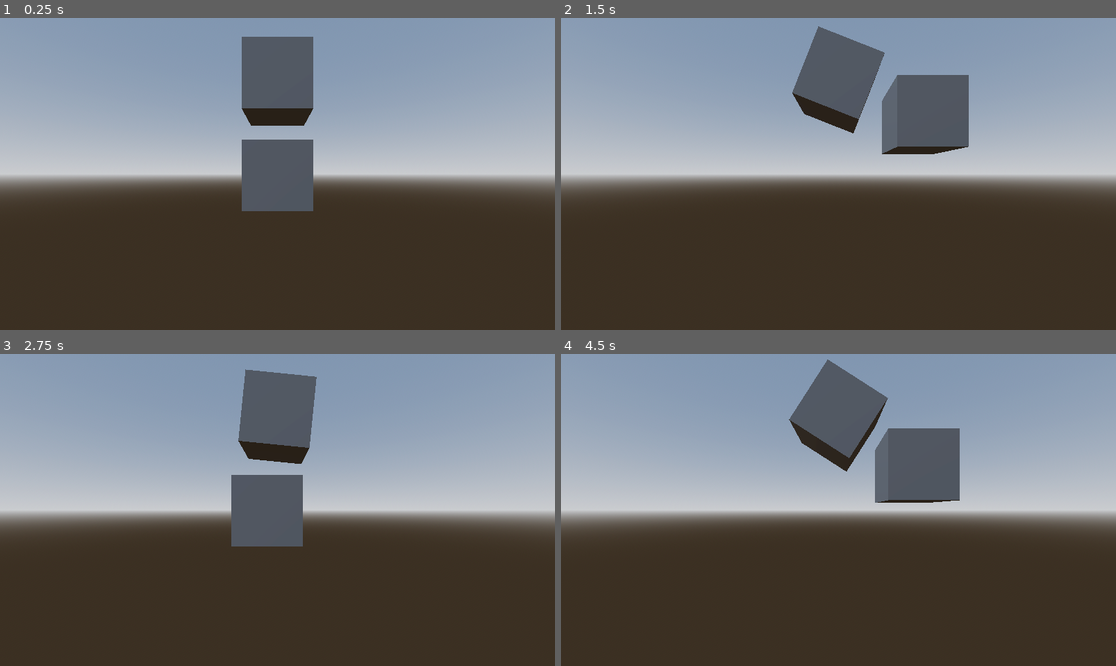
Above: before the commit, frames 1-4 (two rows, left to right).
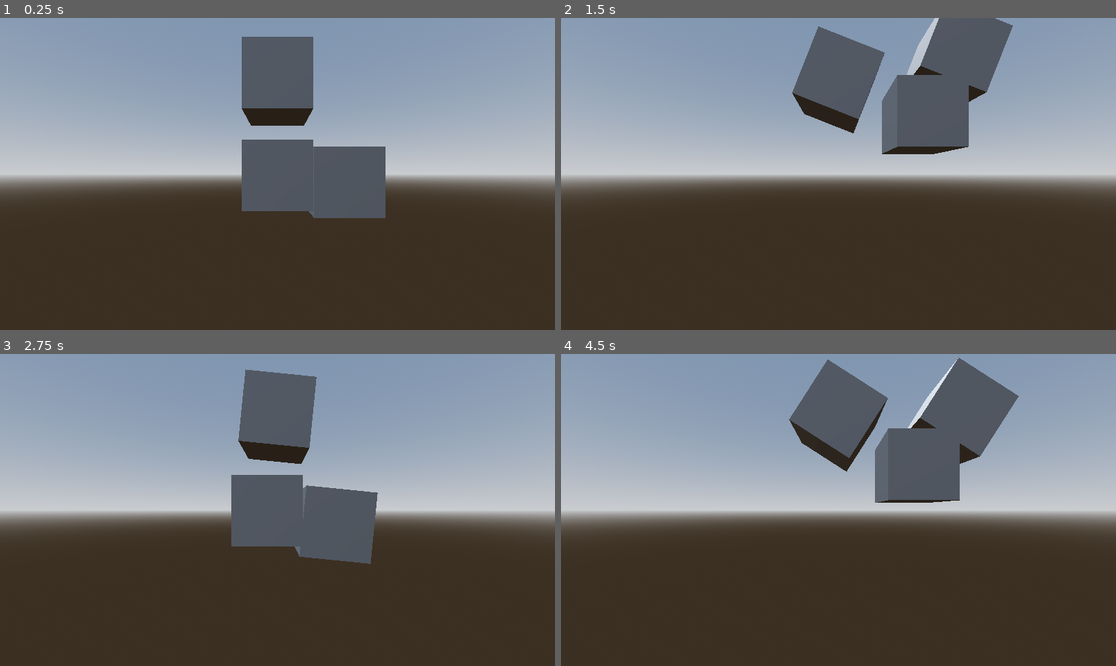
Above: after the commit, the same moments.

Repository: EsbenNyboe/GMTK-Jam-2025
Game: Godot game, scene res://main_scene.tscn
Same seed, same stepped clock (60 frames per second), same inputs: the game is played once before the commit and once after it.
Inputs:
- Up to frame 1 (0.25 s): no input
- Up to frame 2 (1.5 s): tap Enter at 0.5 s; hold Space (swing) 0.53-1.28 s; tap Space (swing) at 1.35 s
- Up to frame 3 (2.75 s): hold Space (swing) from 2.03 s (still down)
- Up to frame 4 (4.5 s): release Space (swing) at 2.78 s; tap Space (swing) at 2.85, 4.35 s; hold Space (swing) 3.53-4.28 s

The runs differ from the first frame. In frame 1, 2.9% of the frame differs, in the area x 55-70%, y 41-65%; in frame 2, 3.0%; in frame 3, 2.9%; in frame 4, 3.2%, in the area x 62-83%, y 1-36%.

Commit message:
Add sitting-player placeholder visual

Diff:
--- a/main_scene.gd
+++ b/main_scene.gd
@@ -1,7 +1,7 @@
 extends Node3D
 
-@onready var rigid_body_3d: RigidBody3D = $RigidBody3D
 @export var torque_amount: float = 10
+@onready var swing_mount: RigidBody3D = $SwingMount
 
 # Called when the node enters the scene tree for the first time.
 func _ready() -> void:
@@ -14,4 +14,4 @@
 
 func _physics_process(delta: float) -> void:
 	if Input.is_action_pressed("swing"):
-		rigid_body_3d.apply_torque(Vector3.BACK * torque_amount)
+		swing_mount.apply_torque(Vector3.BACK * torque_amount)
--- a/main_scene.tscn
+++ b/main_scene.tscn
@@ -32,26 +32,32 @@
 [node name="Camera3D" type="Camera3D" parent="."]
 transform = Transform3D(1, 0, 0, 0, 1, 0, 0, 0, 1, 0, 0, 3.34129)
 
-[node name="RigidBody3D" type="RigidBody3D" parent="."]
+[node name="SwingMount" type="RigidBody3D" parent="."]
 transform = Transform3D(1, 0, 0, 0, 1, 0, 0, 0, 1, 0, 1.41461, 0)
 axis_lock_linear_x = true
 axis_lock_linear_y = true
 axis_lock_linear_z = true
 
-[node name="MeshInstance3D" type="MeshInstance3D" parent="RigidBody3D"]
+[node name="MeshInstance3D" type="MeshInstance3D" parent="SwingMount"]
 mesh = SubResource("BoxMesh_o3jxj")
 
-[node name="CollisionShape3D" type="CollisionShape3D" parent="RigidBody3D"]
+[node name="CollisionShape3D" type="CollisionShape3D" parent="SwingMount"]
 shape = SubResource("BoxShape3D_o3jxj")
 
-[node name="RigidBody3D2" type="RigidBody3D" parent="."]
+[node name="SittingPlayer" type="Node3D" parent="SwingMount"]
+transform = Transform3D(1, 0, 0, 0, 1, 0, 0, 0, 1, 1.01111, -1.52645, 0)
 
-[node name="MeshInstance3D" type="MeshInstance3D" parent="RigidBody3D2"]
+[node name="MeshInstance3D" type="MeshInstance3D" parent="SwingMount/SittingPlayer"]
 mesh = SubResource("BoxMesh_o3jxj")
 
-[node name="CollisionShape3D" type="CollisionShape3D" parent="RigidBody3D2"]
+[node name="SwingSeat" type="RigidBody3D" parent="."]
+
+[node name="MeshInstance3D" type="MeshInstance3D" parent="SwingSeat"]
+mesh = SubResource("BoxMesh_o3jxj")
+
+[node name="CollisionShape3D" type="CollisionShape3D" parent="SwingSeat"]
 shape = SubResource("BoxShape3D_o3jxj")
 
 [node name="PinJoint3D" type="PinJoint3D" parent="."]
-node_a = NodePath("../RigidBody3D")
-node_b = NodePath("../RigidBody3D2")
+node_a = NodePath("../SwingMount")
+node_b = NodePath("../SwingSeat")
